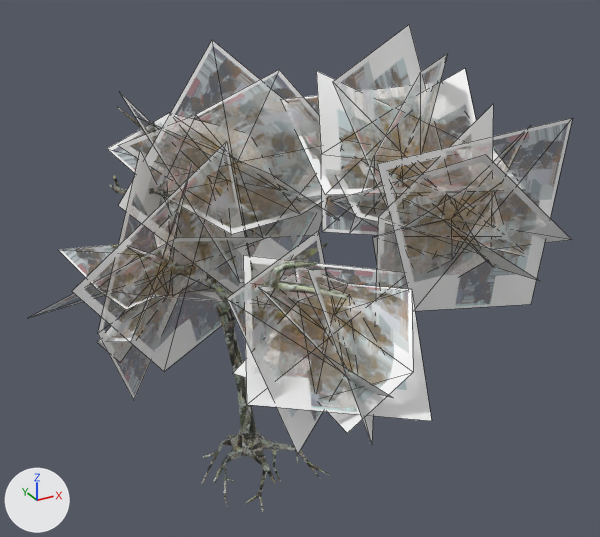
What one commit did to the FBX model Assets/Models/Tree1_nacked.fbx.
Both versions are drawn from a 50 mm camera at (-3.12, -6.71, 5.31) aimed at (0.59, 0.05, 1.93). The lights are fixed; the arrows at lower left show +X, +Y and +Z. Mesh edges are drawn as thin lines on the coarser meshes.

The scene before the commit, as lines of its bpy script (objects in view):
```python
ob_plane_001 = bpy.data.objects.new('Plane.001', me_plane_001)
ob_plane_001.location = (0.0, 0.0, 0.0)
ob_plane_002 = bpy.data.objects.new('Plane.002', me_plane_002)
ob_plane_002.location = (0.0, 0.0, 0.0)
ob_plane_012 = bpy.data.objects.new('Plane.012', me_plane_012)
ob_plane_012.location = (0.0, 0.0, 0.0)
ob_plane_013 = bpy.data.objects.new('Plane.013', me_plane_013)
ob_plane_013.location = (0.0, 0.0, 0.0)
ob_plane_014 = bpy.data.objects.new('Plane.014', me_plane_014)
ob_plane_014.location = (0.0, 0.0, 0.0)
ob_plane_023 = bpy.data.objects.new('Plane.023', me_plane_023)
ob_plane_023.location = (0.0, 0.0, 0.0)
ob_plane_024 = bpy.data.objects.new('Plane.024', me_plane_024)
ob_plane_024.location = (0.0, 0.0, 0.0)
ob_plane_025 = bpy.data.objects.new('Plane.025', me_plane_025)
ob_plane_025.location = (0.0, 0.0, 0.0)
ob_plane_029 = bpy.data.objects.new('Plane.029', me_plane_029)
ob_plane_029.location = (0.0, 0.0, 0.0)
# also in view: 'Plane.011' at (1.48, -1.0, 2.65); 'Plane.007' at (-0.82, 0.33, 2.02); 'Plane.010' at (1.48, -1.41, 2.71); 'Plane.022' at (1.75, 0.14, 2.84); 'Plane.008' at (-0.86, 0.39, 2.03)
```
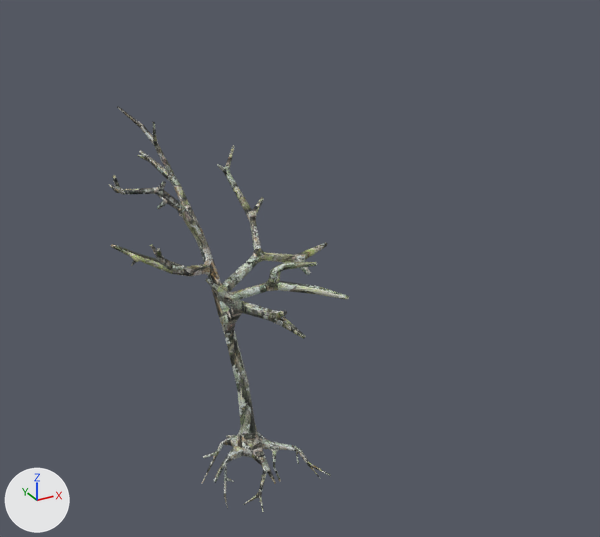
Commit message: Uploaded the real tree model without leaves
Blender saved the tree with leaves although I told it not to

Changed parts and their boxes [x1, y1, x2, y2] in the pictures (600 x 537 px):
'Plane.010', deleted
    before: [378, 118, 572, 311]
'Plane.029', deleted
    before: [243, 255, 432, 421]
'Plane', deleted
    before: [119, 40, 345, 307]
'Plane.002', deleted
    before: [118, 70, 343, 294]
'Plane.005', deleted
    before: [72, 141, 249, 371]
'Plane.021', deleted
    before: [316, 69, 504, 237]
'Plane.027', deleted
    before: [233, 268, 413, 433]
'Plane.024', deleted
    before: [333, 25, 457, 258]
'Plane.025', deleted
    before: [226, 231, 344, 453]
'Plane.013', deleted
    before: [375, 105, 493, 326]
'Plane.014', deleted
    before: [331, 155, 572, 256]
'Plane.003', deleted
    before: [107, 113, 329, 234]
'Plane.008', deleted
    before: [98, 151, 181, 400]
'Plane.023', deleted
    before: [282, 83, 518, 195]
'Plane.011', deleted
    before: [373, 125, 531, 296]
'Plane.022', deleted
    before: [350, 53, 448, 232]
'Plane.006', deleted
    before: [97, 167, 191, 363]
'Plane.026', deleted
    before: [259, 273, 393, 398]
'Plane.007', deleted
    before: [58, 244, 268, 310]
'Plane.020', deleted
    before: [336, 139, 524, 255]
'Plane.009', deleted
    before: [29, 237, 270, 318]
'Plane.004', deleted
    before: [121, 94, 265, 284]
'Plane.012', deleted
    before: [388, 171, 539, 281]
'Plane.028', deleted
    before: [308, 270, 373, 445]
'Plane.001', deleted
    before: [138, 117, 338, 220]

The change, as a list of edits to the scene's bpy script:
```text
Remove ob_plane_029:
    ob_plane_029 = bpy.data.objects.new('Plane.029', me_plane_029)
    ob_plane_029.location = (0.0, 0.0, 0.0)
Remove ob_plane_014:
    ob_plane_014 = bpy.data.objects.new('Plane.014', me_plane_014)
    ob_plane_014.location = (0.0, 0.0, 0.0)
Remove ob_plane_002:
    ob_plane_002 = bpy.data.objects.new('Plane.002', me_plane_002)
    ob_plane_002.location = (0.0, 0.0, 0.0)
Remove ob_plane_025:
    ob_plane_025 = bpy.data.objects.new('Plane.025', me_plane_025)
    ob_plane_025.location = (0.0, 0.0, 0.0)
Remove ob_plane_024:
    ob_plane_024 = bpy.data.objects.new('Plane.024', me_plane_024)
    ob_plane_024.location = (0.0, 0.0, 0.0)
Remove ob_plane_012:
    ob_plane_012 = bpy.data.objects.new('Plane.012', me_plane_012)
    ob_plane_012.location = (0.0, 0.0, 0.0)
Remove ob_plane_001:
    ob_plane_001 = bpy.data.objects.new('Plane.001', me_plane_001)
    ob_plane_001.location = (0.0, 0.0, 0.0)
Remove ob_plane_023:
    ob_plane_023 = bpy.data.objects.new('Plane.023', me_plane_023)
    ob_plane_023.location = (0.0, 0.0, 0.0)
Remove ob_plane_008:
    ob_plane_008 = bpy.data.objects.new('Plane.008', me_plane_008)
    ob_plane_008.location = (0.0, 0.0, 0.0)
Remove ob_plane_007:
    ob_plane_007 = bpy.data.objects.new('Plane.007', me_plane_007)
    ob_plane_007.location = (0.0, 0.0, 0.0)
Remove ob_plane_013:
    ob_plane_013 = bpy.data.objects.new('Plane.013', me_plane_013)
    ob_plane_013.location = (0.0, 0.0, 0.0)
Remove ob_plane:
    ob_plane = bpy.data.objects.new('Plane', me_plane)
    ob_plane.location = (0.0, 0.0, 0.0)
Remove ob_plane_006:
    ob_plane_006 = bpy.data.objects.new('Plane.006', me_plane_006)
    ob_plane_006.location = (0.0, 0.0, 0.0)
Remove ob_plane_011:
    ob_plane_011 = bpy.data.objects.new('Plane.011', me_plane_011)
    ob_plane_011.location = (0.0, 0.0, 0.0)
Remove ob_plane_005:
    ob_plane_005 = bpy.data.objects.new('Plane.005', me_plane_005)
    ob_plane_005.location = (0.0, 0.0, 0.0)
Remove ob_plane_009:
    ob_plane_009 = bpy.data.objects.new('Plane.009', me_plane_009)
    ob_plane_009.location = (0.0, 0.0, 0.0)
Remove ob_plane_028:
    ob_plane_028 = bpy.data.objects.new('Plane.028', me_plane_028)
    ob_plane_028.location = (0.0, 0.0, 0.0)
Remove ob_plane_022:
    ob_plane_022 = bpy.data.objects.new('Plane.022', me_plane_022)
    ob_plane_022.location = (0.0, 0.0, 0.0)
Remove ob_plane_003:
    ob_plane_003 = bpy.data.objects.new('Plane.003', me_plane_003)
    ob_plane_003.location = (0.0, 0.0, 0.0)
Remove ob_plane_026:
    ob_plane_026 = bpy.data.objects.new('Plane.026', me_plane_026)
    ob_plane_026.location = (0.0, 0.0, 0.0)
Remove ob_plane_027:
    ob_plane_027 = bpy.data.objects.new('Plane.027', me_plane_027)
    ob_plane_027.location = (0.0, 0.0, 0.0)
Remove ob_plane_004:
    ob_plane_004 = bpy.data.objects.new('Plane.004', me_plane_004)
    ob_plane_004.location = (0.0, 0.0, 0.0)
Remove ob_plane_010:
    ob_plane_010 = bpy.data.objects.new('Plane.010', me_plane_010)
    ob_plane_010.location = (0.0, 0.0, 0.0)
Remove ob_plane_020:
    ob_plane_020 = bpy.data.objects.new('Plane.020', me_plane_020)
    ob_plane_020.location = (0.0, 0.0, 0.0)
Remove ob_plane_021:
    ob_plane_021 = bpy.data.objects.new('Plane.021', me_plane_021)
    ob_plane_021.location = (0.0, 0.0, 0.0)
```
